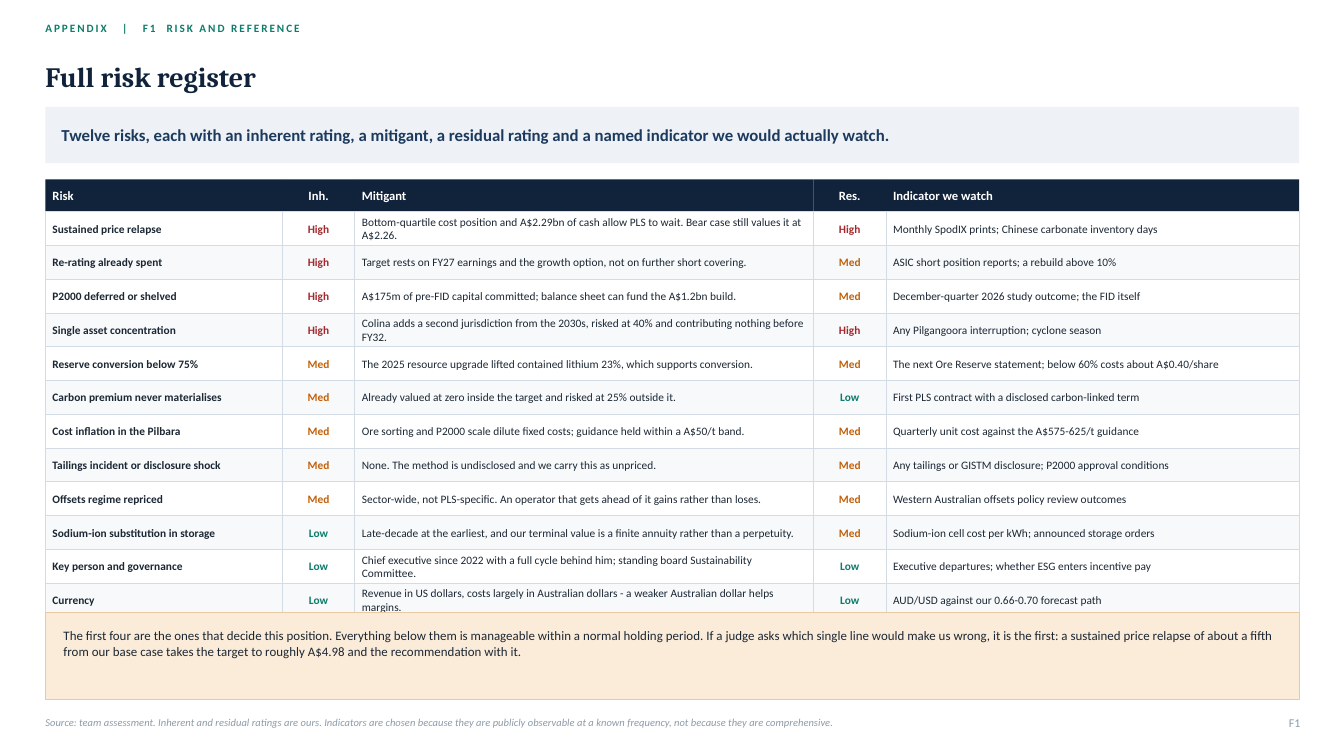
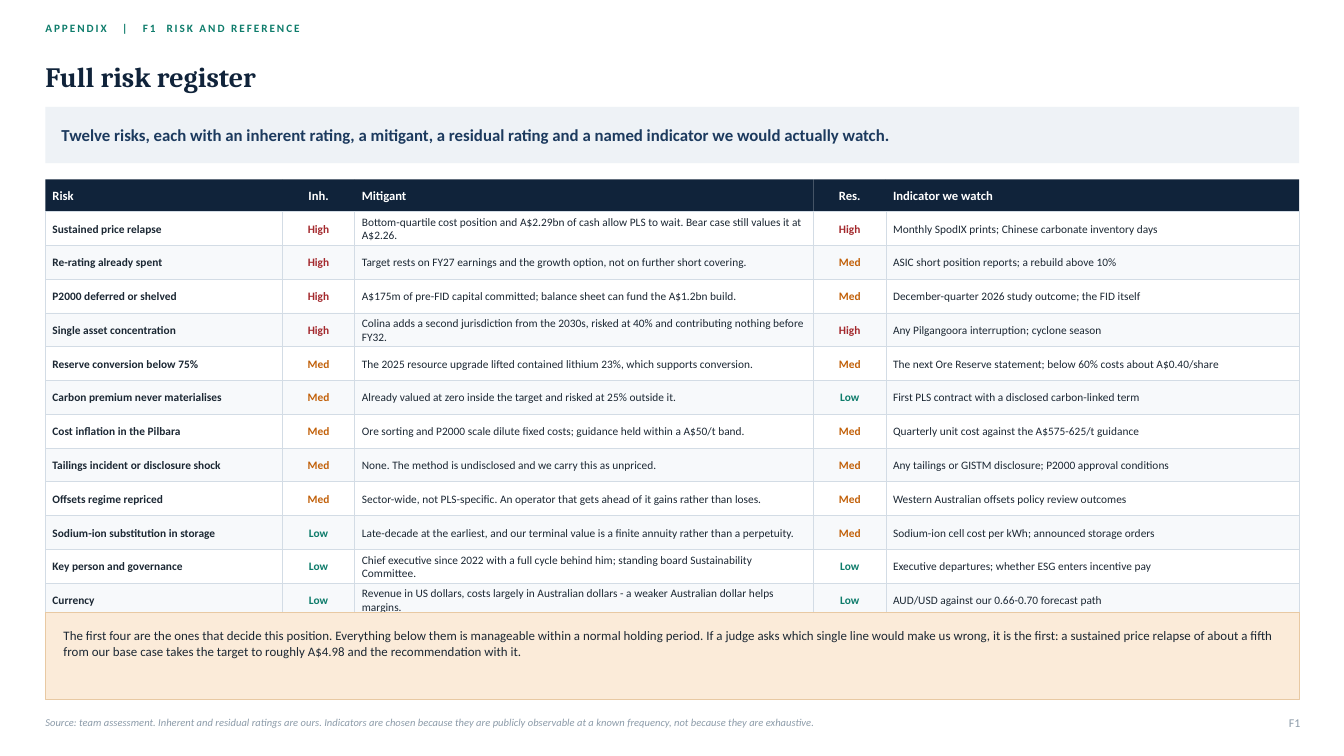
Before and after one commit to SportsSwap/for-claude, a slide deck: slide 75 of deck/PLS_Group_FMAA_2026.pptx. Drawn at 1344x756 pixels with LibreOffice and Linux fonts; fonts in the diff are those of the drawing. Boxes give left, top, right and bottom in pixels: in the first picture for what was removed or moved away, otherwise in the second. Text is boxed around its words. In the diff, an @@ line names an element or a change of style, - is before the commit and + after.

```diff
--- a/deck/PLS_Group_FMAA_2026.pptx
+++ b/deck/PLS_Group_FMAA_2026.pptx
@@ text at (x1=45, y1=719, x2=814, y2=728): text changed @@
-Source: team assessment. Inherent and residual ratings are ours. Indicators are chosen because they are publicly observable at a known frequency, not because they are comprehensive.
+Source: team assessment. Inherent and residual ratings are ours. Indicators are chosen because they are publicly observable at a known frequency, not because they are exhaustive.
```
Also in this commit, not shown: 14 other slides changed, 7 other files.
